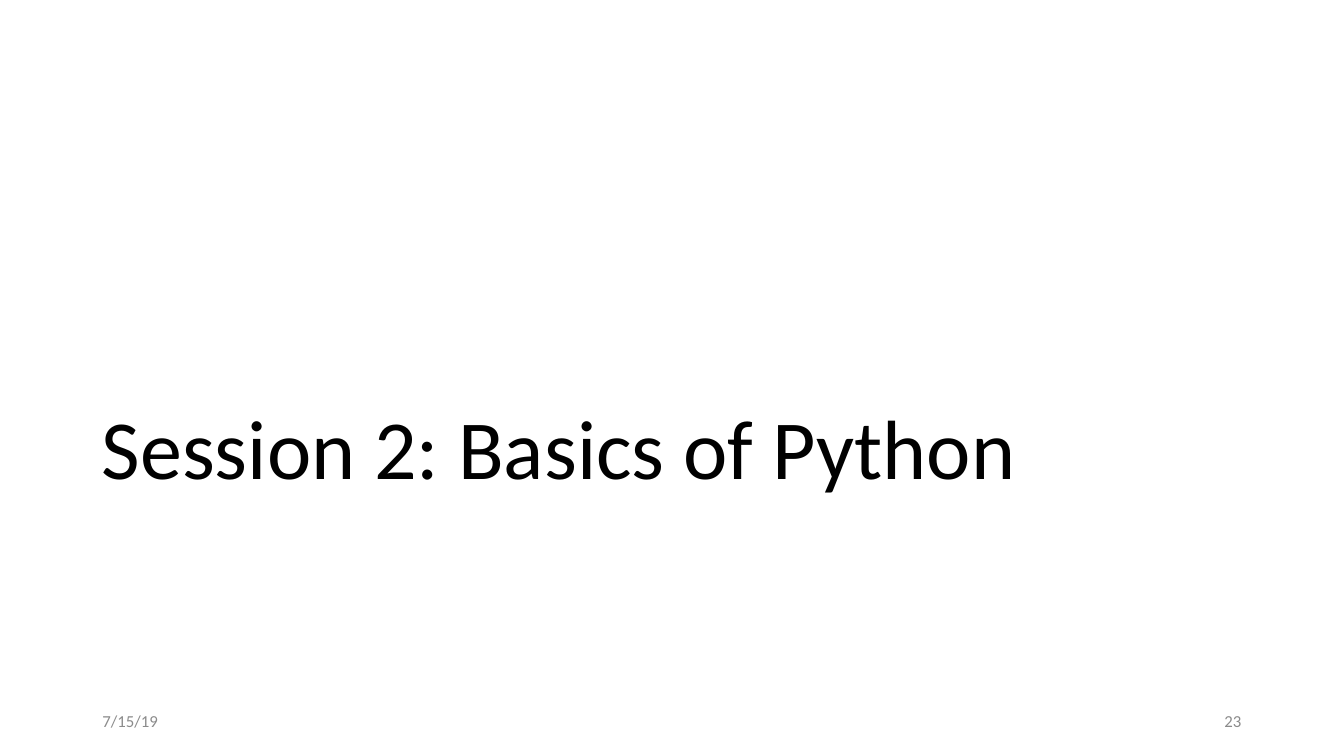
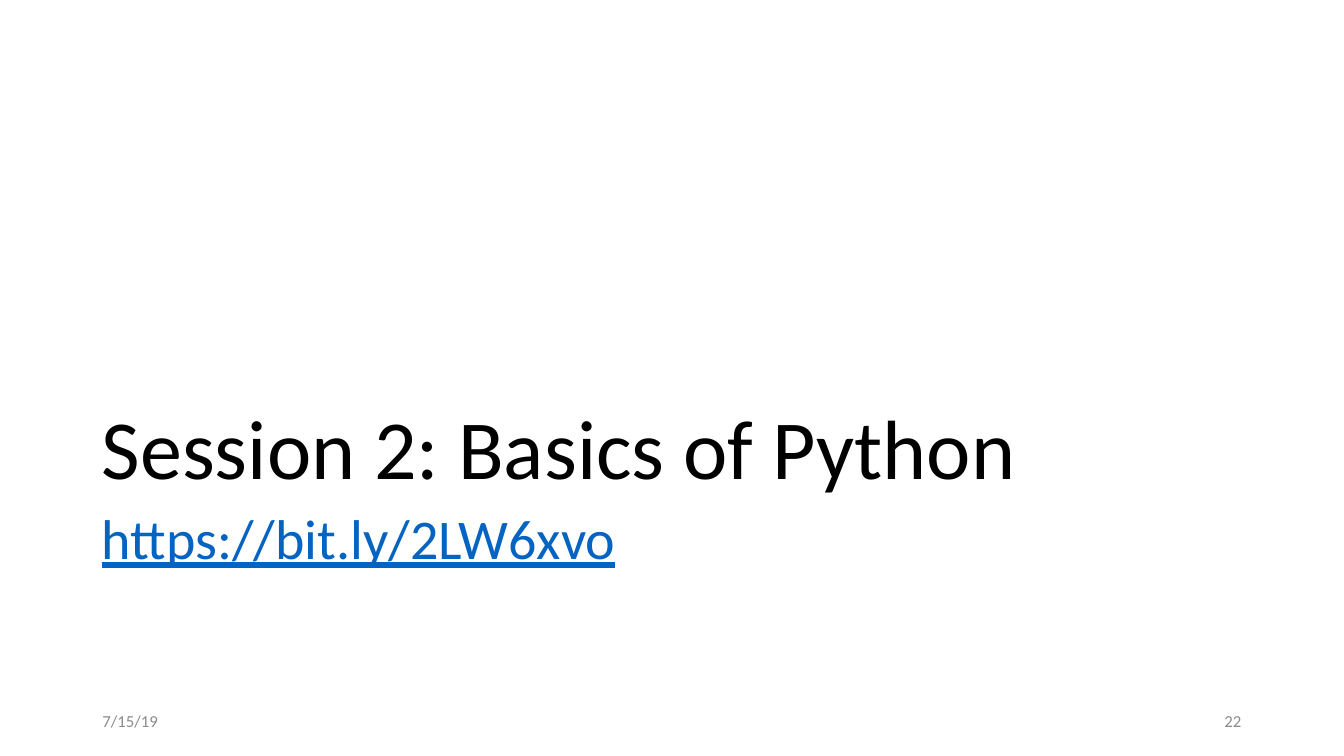
Before and after one commit to aksiksi/python-workshop-2019, a slide deck: slide 22 of python_workshop.pptx (slide 23 before the commit). Drawn at 1344x756 pixels with LibreOffice and Linux fonts; fonts in the diff are those of the drawing. Boxes give left, top, right and bottom in pixels: in the first picture for what was removed or moved away, otherwise in the second. Text is boxed around its words. In the diff, an @@ line names an element or a change of style, - is before the commit and + after.

```diff
--- a/python_workshop.pptx
+++ b/python_workshop.pptx
@@ text added at bbox=[102, 520, 615, 568], 40 pt, text #0563C1, underline @@
+https://bit.ly/2LW6xvo
@@ page number at bbox=[1224, 716, 1241, 727]: text changed @@
-23
+22
```
Also in this commit, not shown: 1 slide removed, 1 other file.
